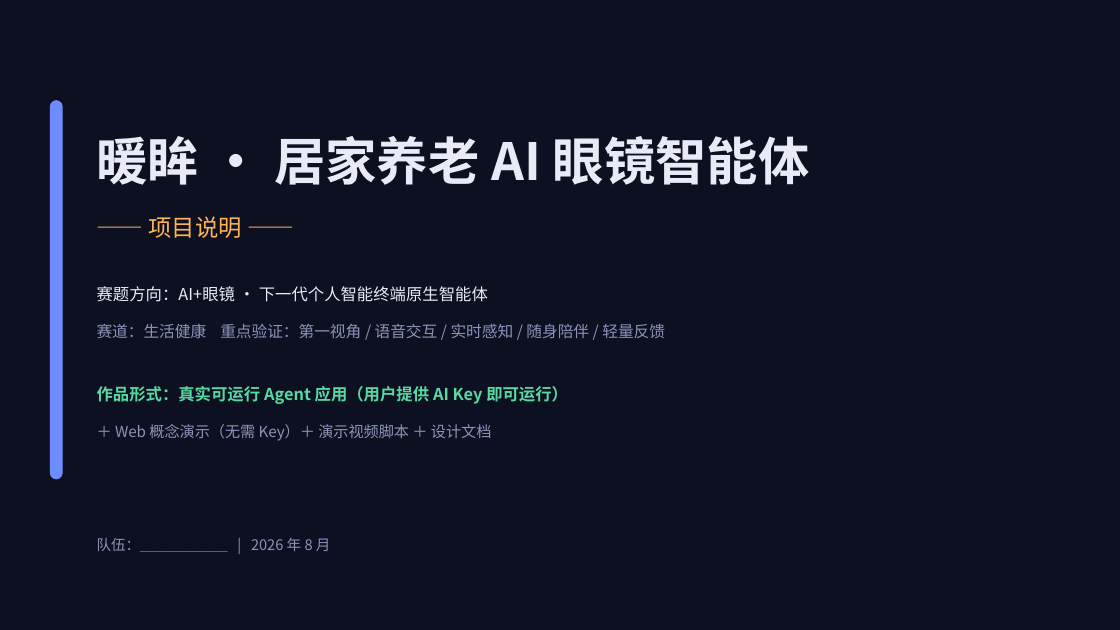
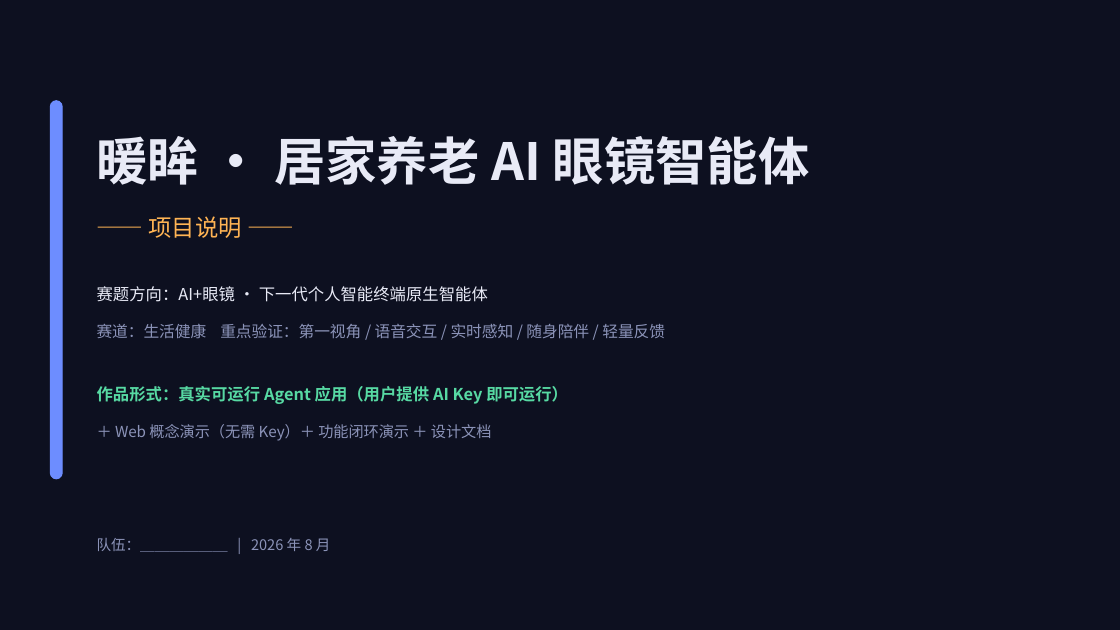
Before and after one commit to scut-chika/AIglasses, a slide deck: slide 1 of ppt/暖眸-居家养老AI眼镜智能体-项目说明.pptx. Drawn at 1120x630 pixels with LibreOffice and Linux fonts; fonts in the diff are those of the drawing. Boxes give left, top, right and bottom in pixels: in the first picture for what was removed or moved away, otherwise in the second. Text is boxed around its words. In the diff, an @@ line names an element or a change of style, - is before the commit and + after.

Commit message:
新增产品简介与场景化功能闭环演示，三篇文档转PDF，整合提交材料说明

```diff
--- a/ppt/暖眸-居家养老AI眼镜智能体-项目说明.pptx
+++ b/ppt/暖眸-居家养老AI眼镜智能体-项目说明.pptx
@@ text at (115,424,492,441): text changed @@
-＋ Web 概念演示（无需 Key）＋ 演示视频脚本 ＋ 设计文档
+＋ Web 概念演示（无需 Key）＋ 功能闭环演示 ＋ 设计文档
```
Also in this commit, not shown: 1 other slide changed, 11 other files.
